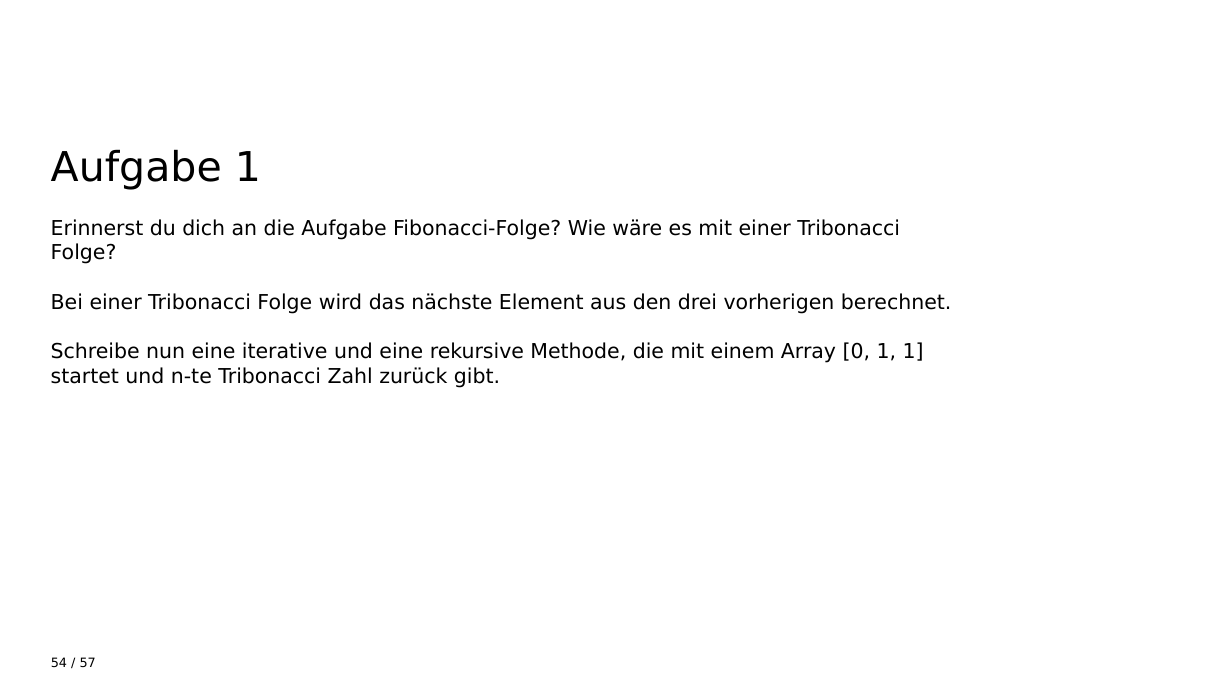
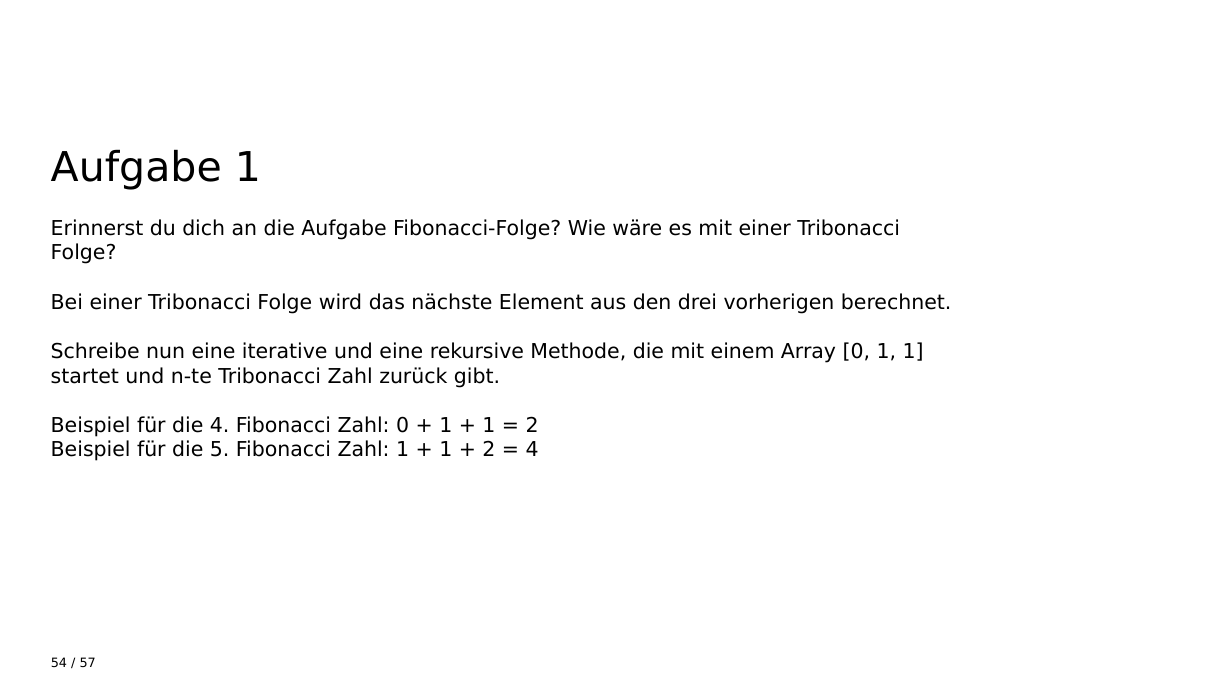
Before and after one commit to Sweet-Lunalotl/bootcamp, a slide deck: slide 54 of alles was kein code ist/Vortrag Algorithmen/gaengige_algorithmen_luna_bruentrup.pptx. Drawn at 1232x693 pixels with LibreOffice and Linux fonts; fonts in the diff are those of the drawing; background and template pictures are left out. Boxes give left, top, right and bottom in pixels: in the first picture for what was removed or moved away, otherwise in the second. Text is boxed around its words. In the diff, an @@ line names an element or a change of style, - is before the commit and + after.

```diff
--- a/alles was kein code ist/Vortrag Algorithmen/gaengige_algorithmen_luna_bruentrup.pptx
+++ b/alles was kein code ist/Vortrag Algorithmen/gaengige_algorithmen_luna_bruentrup.pptx
@@ text at (51, 416, 539, 461): paragraphs added @@
+Beispiel für die 4. Fibonacci Zahl: 0 + 1 + 1 = 2
+Beispiel für die 5. Fibonacci Zahl: 1 + 1 + 2 = 4
```
Also in this commit, not shown: 5 other slides changed, 1 other file.
